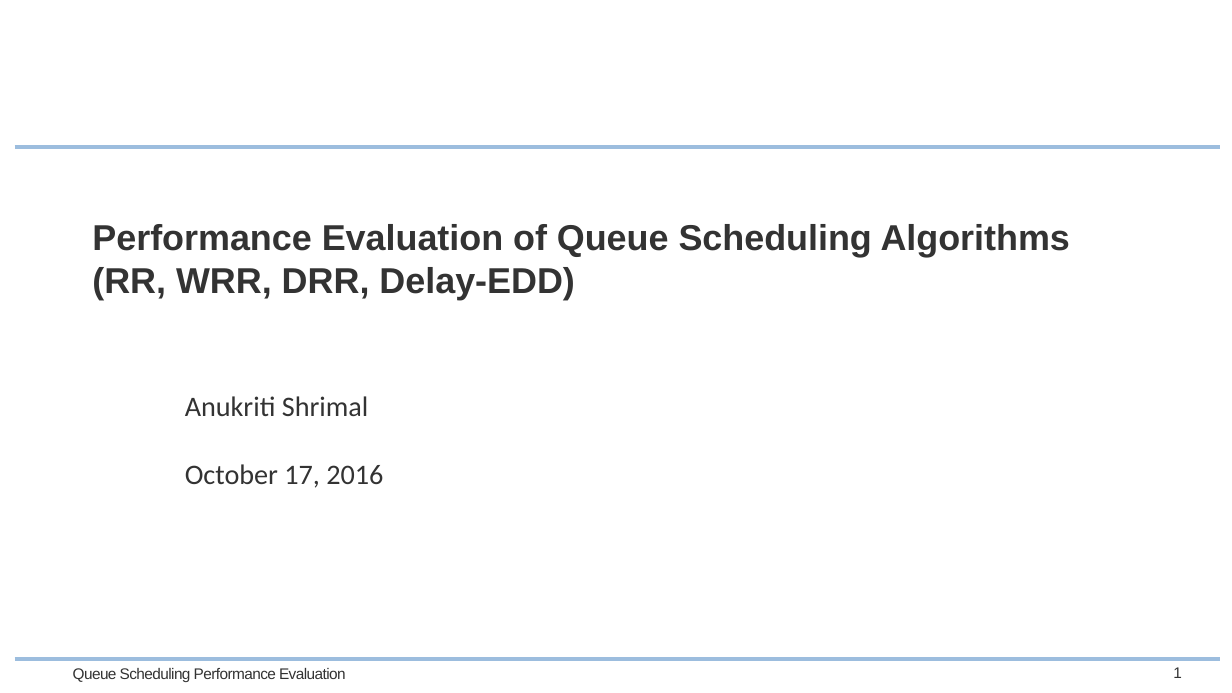
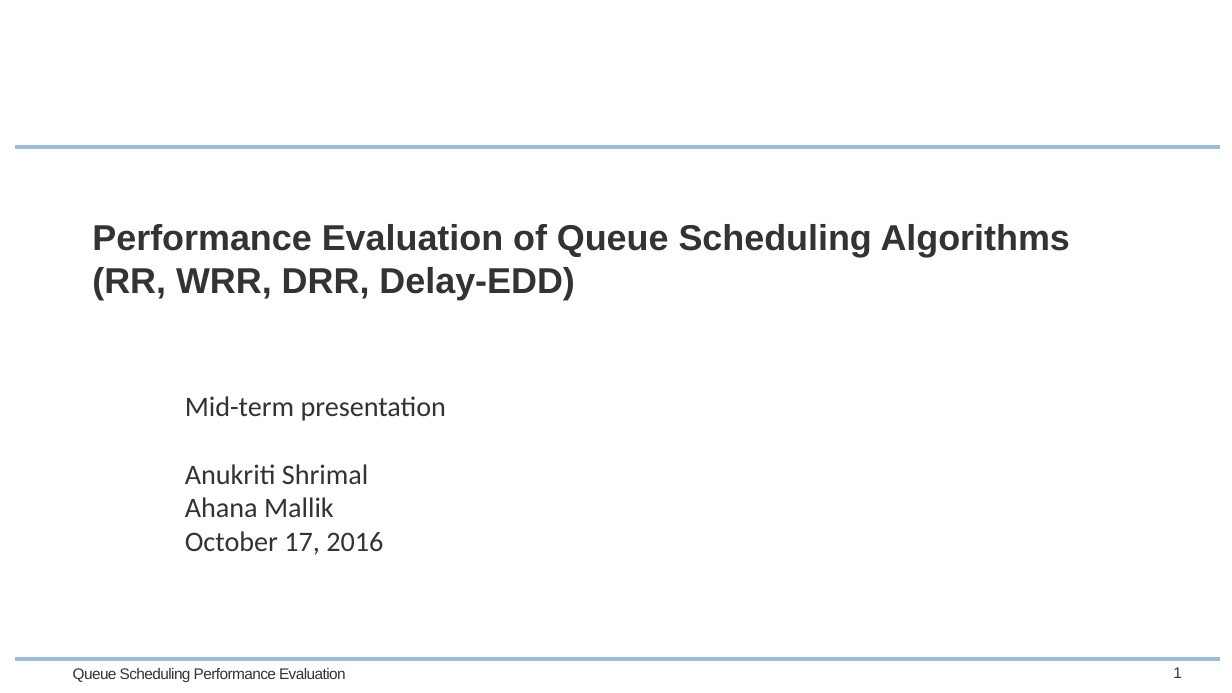
Before and after one commit to anushrimal/queue_scheduling, a slide deck: slide 1 of Submission/QueueScheduling_MidTerm_Presentation.pptx. Drawn at 1232x693 pixels with LibreOffice and Linux fonts; fonts in the diff are those of the drawing; background and template pictures are left out. Boxes give left, top, right and bottom in pixels: in the first picture for what was removed or moved away, otherwise in the second. Text is boxed around its words. In the diff, an @@ line names an element or a change of style, - is before the commit and + after.

Commit message:
DRR scheduler code, mid-term presentation, docs

```diff
--- a/Submission/QueueScheduling_MidTerm_Presentation.pptx
+++ b/Submission/QueueScheduling_MidTerm_Presentation.pptx
@@ subtitle at (x1=185, y1=396, x2=447, y2=421): paragraph added @@
+Mid-term presentation
@@ subtitle at (x1=185, y1=497, x2=334, y2=517): paragraph added @@
+Ahana Mallik
```
Also in this commit, not shown: 2 other slides changed, 27 other files.
